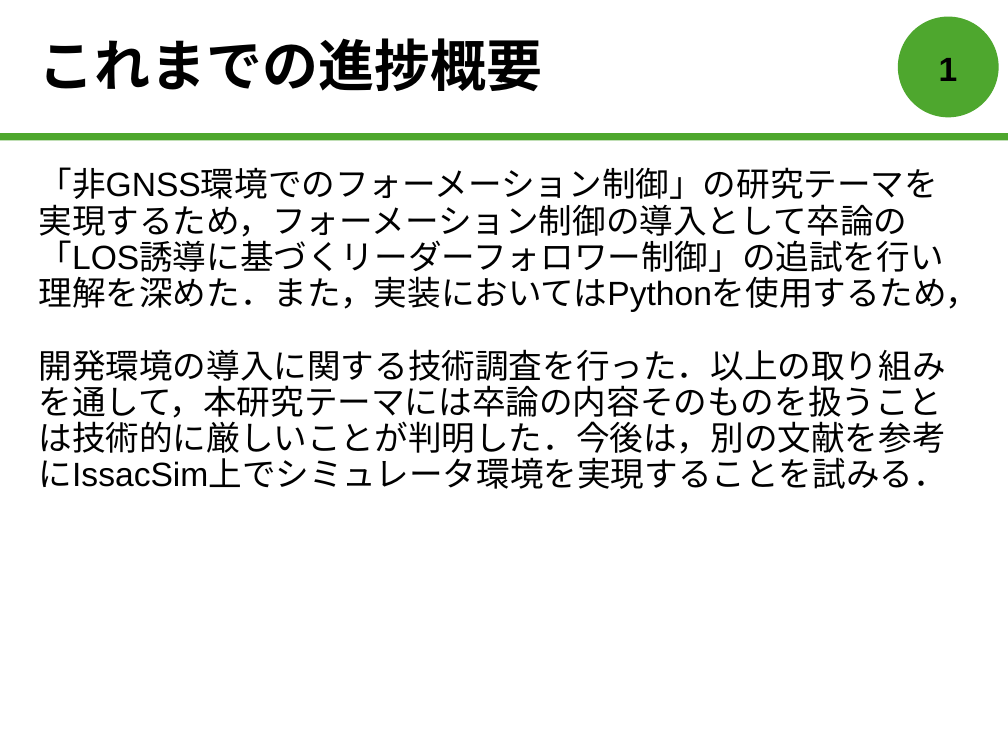
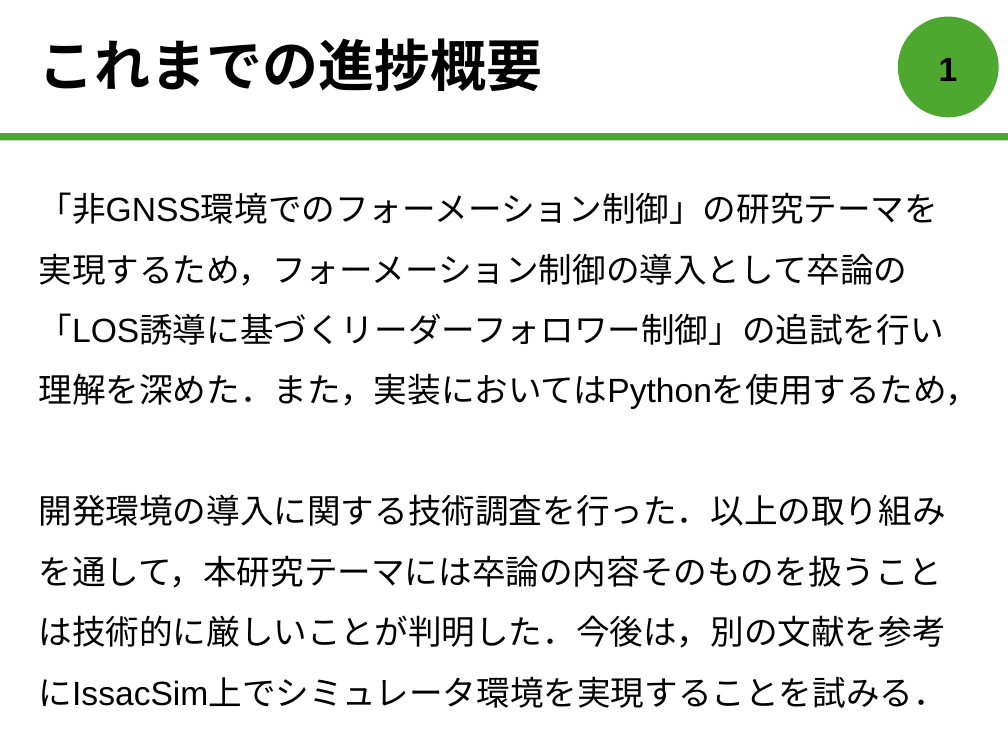
Before and after one commit to forest-book/MatlabLOSFormation, a slide deck: slide 2 of 森本皓斗.pptx. Drawn at 1008x756 pixels with LibreOffice and Linux fonts; fonts in the diff are those of the drawing. Boxes give left, top, right and bottom in pixels: in the first picture for what was removed or moved away, otherwise in the second. Text is boxed around its words. In the diff, an @@ line names an element or a change of style, - is before the commit and + after.

```diff
--- a/森本皓斗.pptx
+++ b/森本皓斗.pptx
@@ text "「非GNSS環境でのフォーメーション制御」の研究テーマを実現するため，フォーメーション制御の導入として卒論の 「LOS誘 ..." at [39, 192, 980, 708]: line spacing 0.9 to 1.5 @@
```
Also in this commit, not shown: 4 other slides changed.
